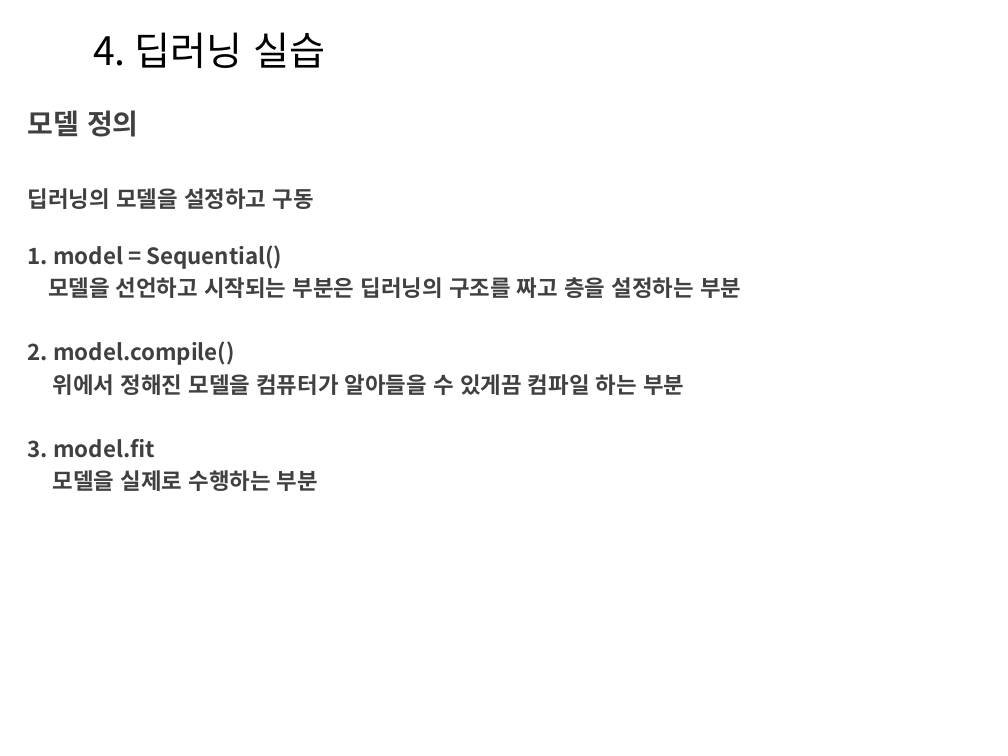
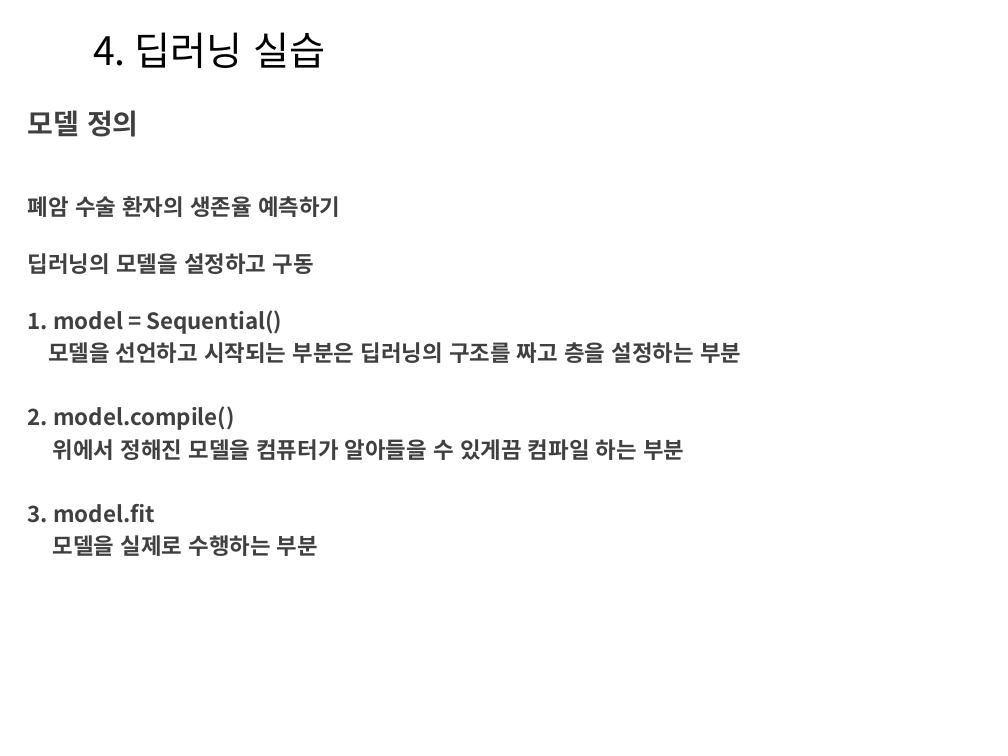
Before and after one commit to Heechul90/Deep_Learning, a slide deck: slide 24 of Study/정리/Deep Learning02.pptx. Drawn at 1008x756 pixels with LibreOffice and Linux fonts; fonts in the diff are those of the drawing; background and template pictures are left out. Boxes give left, top, right and bottom in pixels: in the first picture for what was removed or moved away, otherwise in the second. Text is boxed around its words. In the diff, an @@ line names an element or a change of style, - is before the commit and + after.

```diff
--- a/Study/정리/Deep Learning02.pptx
+++ b/Study/정리/Deep Learning02.pptx
@@ text added at (x1=28, y1=196, x2=340, y2=217), 16 pt, text #404040, bold @@
+폐암 수술 환자의 생존율 예측하기
@@ text "딥러닝의 모델을 설정하고 구동" moved from (x1=28, y1=188, x2=313, y2=209) to (x1=28, y1=253, x2=313, y2=274) @@
@@ text "1. model = Sequential()" moved from (x1=28, y1=245, x2=741, y2=491) to (x1=28, y1=310, x2=741, y2=556) @@
```
Also in this commit, not shown: 2 other slides changed, 1 slide added, 1 other file.
